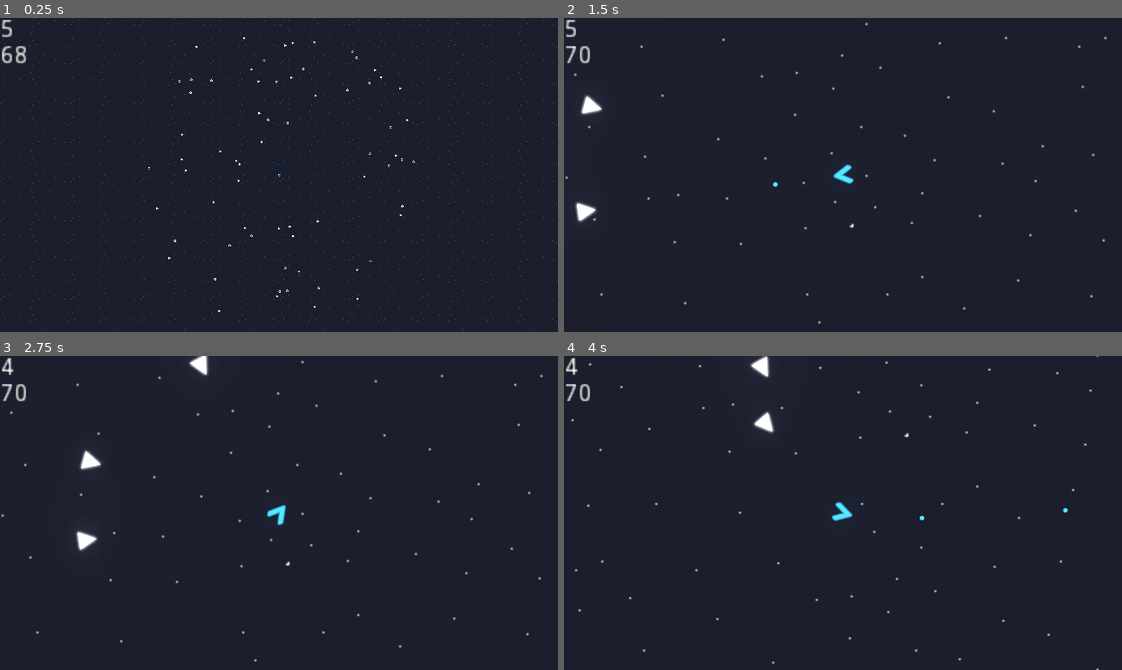
Above: before the commit, frames 1-4 (two rows, left to right).
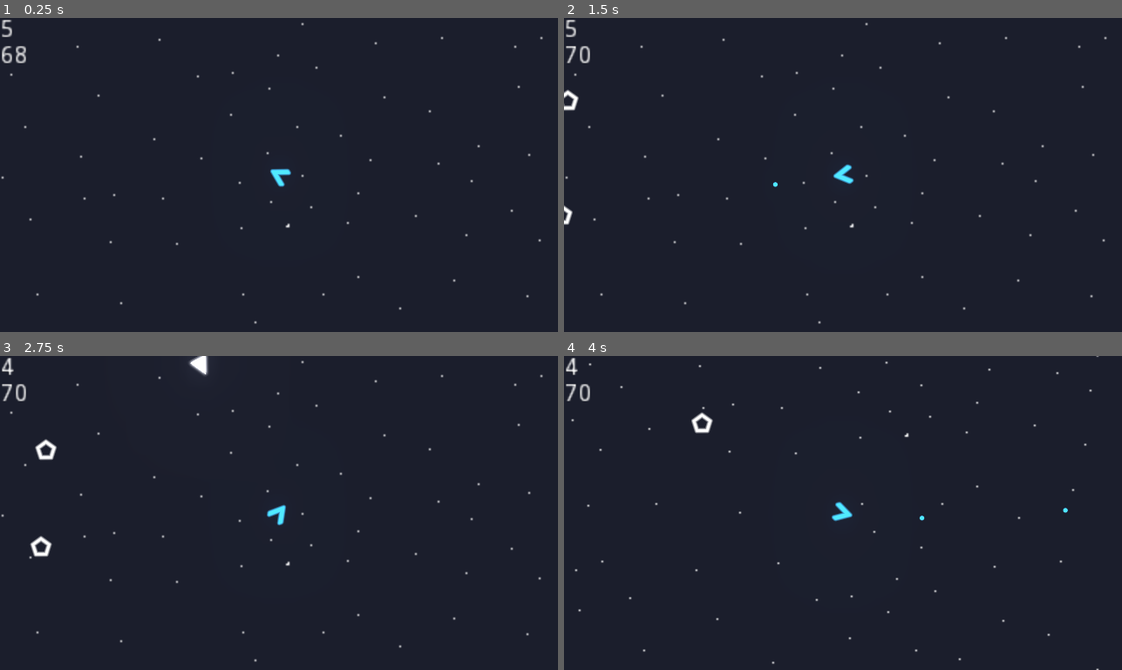
Above: after the commit, the same moments.

Repository: pattlebass/Space-jam
Game: Godot game, scene res://game.tscn
The game is run twice, just before and just after one commit, with the same random seed, the same clock (stepped at 60 frames per second) and the same inputs.
Inputs (mouse positions are in pixels of both pictures, inside the frame that each line leads up to):
- Up to frame 1 (0.25 s): no input
- Up to frame 2 (1.5 s): move the mouse to (965, 159) at 0.52 s; hold D (right) 0.53-1.28 s; tap Z (zoom) at 0.6 s; move the mouse to (731, 190) at 1.27 s; hold A (left) from 1.28 s (still down); click (731, 190) at 1.35 s
- Up to frame 3 (2.75 s): tap Z (zoom) at 1.55, 2.1 s; tap Enter at 2 s; move the mouse to (334, 443) at 2.02 s; release A (left) at 2.03 s; hold D (right) from 2.03 s (still down)
- Up to frame 4 (4 s): move the mouse to (815, 575) at 2.77 s; release D (right) at 2.78 s; hold W (up) 2.78-3.53 s; tap Z (zoom) at 2.85, 3.8 s; move the mouse to (1010, 560) at 3.52 s; press the mouse at (1010, 560) at 3.53 s; hold A (left) from 3.53 s (still down)

The runs differ from the first frame. In frame 1, 1.2% of the frame differs, in the area x 0-100%, y 0-100%; in frame 2, 0.5%; in frame 3, 0.7%; in frame 4, 0.5%.

Commit message:
Add files

Diff:
--- a/Space jam/assets/enemies/enemy2.gd
+++ b/Space jam/assets/enemies/enemy2.gd
@@ -5,8 +5,13 @@
 func _ready():
 	$Timer.start(rand_range(2, 3))
 	randomize()
-	speed = 30
 	damage = 1
+
+func _process(_delta):
+	if global_position.distance_to(player.global_position) <= 50:
+		speed = 0
+	else:
+		speed = 30
 
 func _on_Timer_timeout():
 	if global_position.distance_to(player.global_position) <= 150:
--- /dev/null
+++ b/Space jam/assets/enemies/enemy3.gd
@@ -0,0 +1,18 @@
+extends "res://assets/enemies/enemy1.gd"
+
+export (PackedScene) var bullet_scene
+
+func _process(_delta):
+	rotation_degrees = 0
+	if global_position.distance_to(player.global_position) <= 50:
+		speed = 0
+		for i in 5:
+			var bullet = bullet_scene.instance()
+			get_parent().add_child(bullet)
+			bullet.position = get_node(str(i)).global_position
+			bullet.rotation = get_node(str(i)).rotation
+			bullet.damage = damage
+			bullet.parent_type = "enemy"
+		queue_free()
+	else:
+		speed = 20
--- /dev/null
+++ b/Space jam/assets/enemies/enemy3.tscn
@@ -0,0 +1,35 @@
+[gd_scene load_steps=4 format=2]
+
+[ext_resource path="res://assets/enemies/enemy3.gd" type="Script" id=1]
+[ext_resource path="res://assets/bullet.tscn" type="PackedScene" id=2]
+[ext_resource path="res://assets/enemies/1.png" type="Texture" id=3]
+
+[node name="enemy3" type="KinematicBody2D"]
+script = ExtResource( 1 )
+bullet_scene = ExtResource( 2 )
+
+[node name="Sprite" type="Sprite" parent="."]
+scale = Vector2( 0.1, 0.1 )
+texture = ExtResource( 3 )
+
+[node name="CollisionPolygon2D" type="CollisionPolygon2D" parent="."]
+polygon = PoolVector2Array( -0.122623, -5.12793, -5.74961, -1.20609, -3.53292, 4.93245, 3.20242, 4.93245, 5.33385, -1.29134 )
+
+[node name="0" type="Position2D" parent="."]
+position = Vector2( -0.0852547, -4.77442 )
+rotation = 4.71239
+
+[node name="1" type="Position2D" parent="."]
+position = Vector2( -5.45647, -1.10835 )
+rotation = -3.14159
+
+[node name="2" type="Position2D" parent="."]
+position = Vector2( -3.58081, 4.43338 )
+rotation = 2.0944
+
+[node name="3" type="Position2D" parent="."]
+position = Vector2( 3.15453, 4.68916 )
+rotation = 1.0812
+
+[node name="4" type="Position2D" parent="."]
+position = Vector2( 4.85968, -1.02309 )
--- a/Space jam/game.gd
+++ b/Space jam/game.gd
@@ -4,6 +4,7 @@
 onready var player = $player
 export (PackedScene) var enemy1_scene
 export (PackedScene) var enemy2_scene
+export (PackedScene) var enemy3_scene
 var zoomed = false
 
 func _ready():
@@ -28,10 +29,13 @@
 			if distance_to_player < 700 && distance_to_player > 150:
 				enemies += 1
 				var enemy_chosen
-				if randi()%2 == 1:
+				var random_enemy = randi()%3
+				if random_enemy == 0:
 					enemy_chosen = enemy1_scene
-				else:
+				elif random_enemy == 1:
 					enemy_chosen = enemy2_scene
+				elif random_enemy == 2:
+					enemy_chosen = enemy3_scene
 				var enemy = enemy_chosen.instance()
 				add_child(enemy)
 				enemy.position = spawn_position
--- a/Space jam/game.tscn
+++ b/Space jam/game.tscn
@@ -1,12 +1,13 @@
-[gd_scene load_steps=12 format=2]
+[gd_scene load_steps=13 format=2]
 
 [ext_resource path="res://game.gd" type="Script" id=1]
 [ext_resource path="res://assets/enemies/enemy1.tscn" type="PackedScene" id=2]
 [ext_resource path="res://assets/enemies/enemy2.tscn" type="PackedScene" id=3]
-[ext_resource path="res://assets/bg.png" type="Texture" id=4]
-[ext_resource path="res://player.gd" type="Script" id=5]
-[ext_resource path="res://assets/bullet.tscn" type="PackedScene" id=6]
-[ext_resource path="res://assets/player/player.png" type="Texture" id=7]
+[ext_resource path="res://assets/enemies/enemy3.tscn" type="PackedScene" id=4]
+[ext_resource path="res://assets/bg.png" type="Texture" id=5]
+[ext_resource path="res://player.gd" type="Script" id=6]
+[ext_resource path="res://assets/bullet.tscn" type="PackedScene" id=7]
+[ext_resource path="res://assets/player/player.png" type="Texture" id=8]
 
 [sub_resource type="Environment" id=4]
 background_mode = 4
@@ -25,13 +26,14 @@
 script = ExtResource( 1 )
 enemy1_scene = ExtResource( 2 )
 enemy2_scene = ExtResource( 3 )
+enemy3_scene = ExtResource( 4 )
 
 [node name="WorldEnvironment" type="WorldEnvironment" parent="."]
 environment = SubResource( 4 )
 
 [node name="Sprite" type="Sprite" parent="."]
 material = SubResource( 1 )
-texture = ExtResource( 4 )
+texture = ExtResource( 5 )
 region_enabled = true
 region_rect = Rect2( 0, 0, 3000, 3000 )
 
@@ -56,7 +58,6 @@
 
 [node name="Camera2D" type="Camera2D" parent="player"]
 current = true
-zoom = Vector2( 8, 8 )
 drag_margin_h_enabled = false
 drag_margin_v_enabled = false
 
Not shown: 1 places in Space jam/game.tscn that only renumber resources
